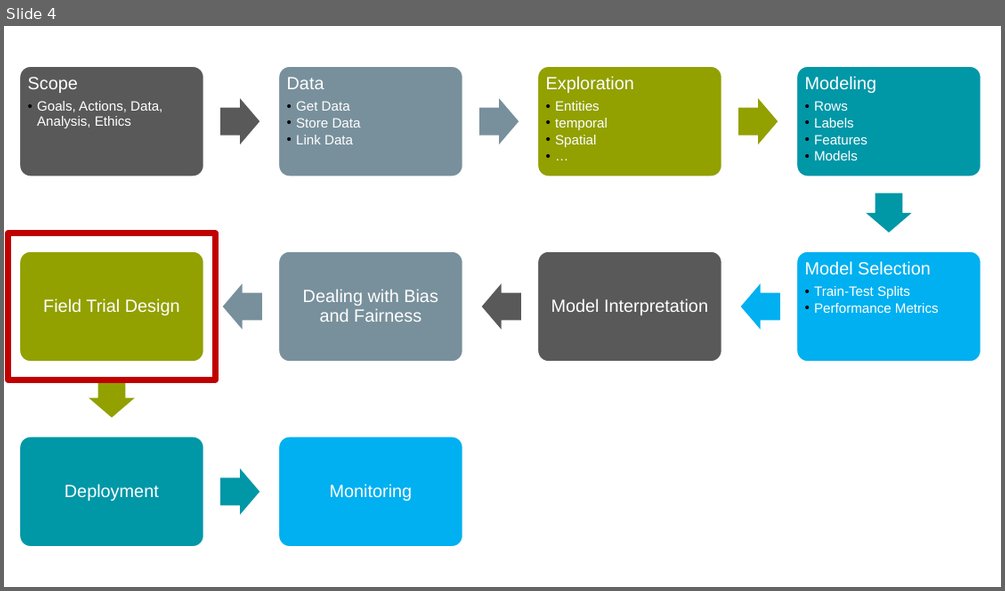
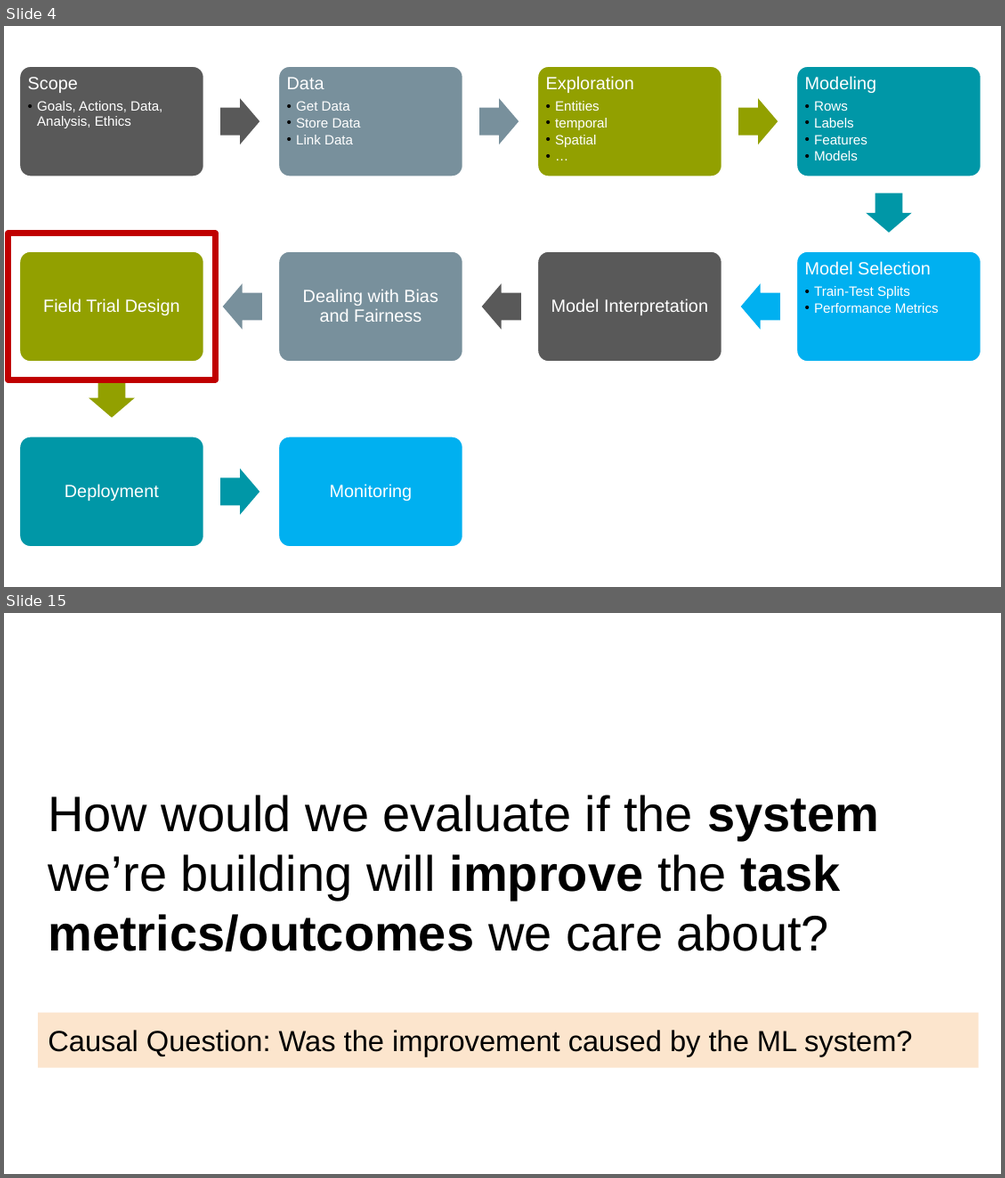
Before and after one commit to dssg/mlforpublicpolicylab, a slide deck: Lectures/FieldValidation.pptx. Shown one above the other, each under a label of ours: slide 4 before the commit, slides 4 and 15 after it; the slides between them are not shown. The pictures are 1005x591 and 1005x1178 pixels, drawn with LibreOffice and Linux fonts; fonts in the diff are those of the drawing. Boxes give left, top, right and bottom in pixels: in the first picture for what was removed or moved away, otherwise in the second. Text is boxed around its words. In the diff, an @@ line names an element or a change of style, - is before the commit and + after.

```diff
--- a/Lectures/FieldValidation.pptx
+++ b/Lectures/FieldValidation.pptx
@@ slide 15 added at bbox=[4, 613, 1001, 1174], background #FFFFFF @@
@@ title added at bbox=[48, 795, 879, 951], 48 pt, text #000000 @@
+How would we evaluate if the system we’re building will improve the task metrics/outcomes we care about?
@@ rectangle added at bbox=[38, 1013, 979, 1068], fill #FCE5CD, 28 pt, text #000000 @@
+Causal Question: Was the improvement caused by the ML system?
```
Also in this commit, not shown: 16 slides changed, 9 other slides added, 1 slide removed.
